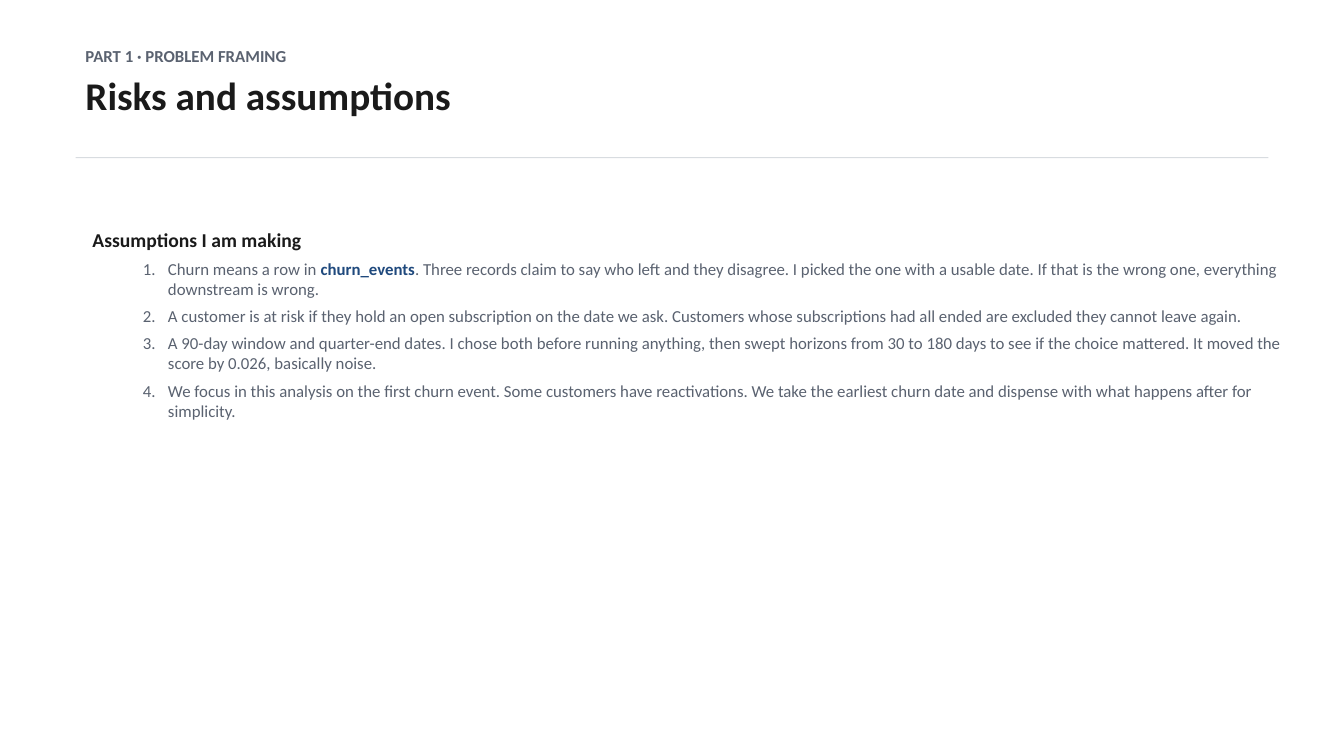
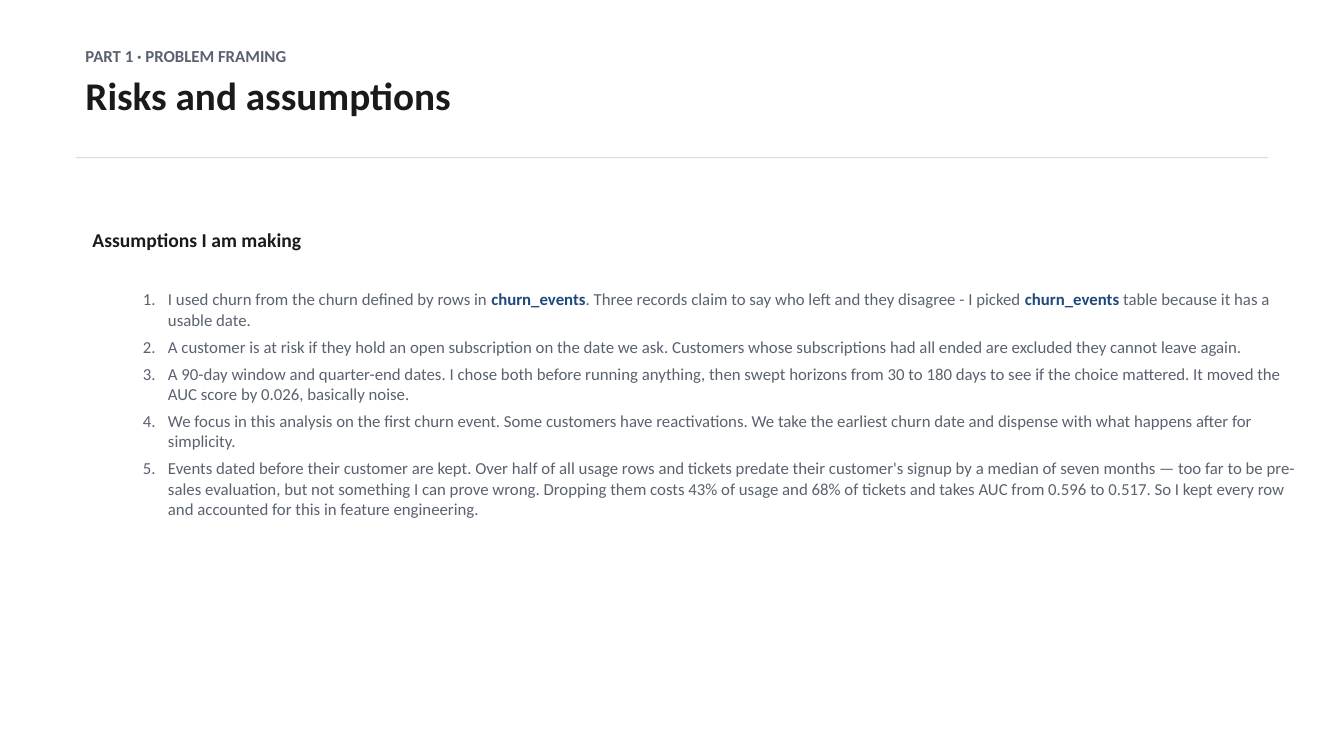
Before and after one commit to dmitriyratu/avepoint-churn-case-study, a slide deck: slide 5 of outputs/decks/AvePoint_Case_Study.pptx. Drawn at 1344x756 pixels with LibreOffice and Linux fonts; fonts in the diff are those of the drawing. Boxes give left, top, right and bottom in pixels: in the first picture for what was removed or moved away, otherwise in the second. Text is boxed around its words. In the diff, an @@ line names an element or a change of style, - is before the commit and + after.

```diff
--- a/outputs/decks/AvePoint_Case_Study.pptx
+++ b/outputs/decks/AvePoint_Case_Study.pptx
@@ text at <box>168,293,1269,326</box>: text changed @@
-  1. Churn means a row in churn_events. Three records claim to say who left and they disagree. I picked the one with a usable date. If that is the wrong one, everything downstream is wrong.
+  1. I used churn from the churn defined by rows in churn_events. Three records claim to say who left and they disagree - I picked churn_events table because it has a usable date.
@@ text at <box>168,368,1280,403</box>: text changed @@
-  3. A 90-day window and quarter-end dates. I chose both before running anything, then swept horizons from 30 to 180 days to see if the choice mattered. It moved the score by 0.026, basically noise.
+  3. A 90-day window and quarter-end dates. I chose both before running anything, then swept horizons from 30 to 180 days to see if the choice mattered. It moved the AUC score by 0.026, basically noise.
@@ text at <box>168,462,1295,518</box>: paragraph added @@
+  5. Events dated before their customer are kept. Over half of all usage rows and tickets predate their customer's signup by a median of seven months — too far to be pre-sales evaluation, but not something I can prove wrong. Dropping them costs 43% of usage and 68% of tickets and takes AUC from 0.596 to 0.517. So I kept every row and accounted for this in feature engineering.
```
Also in this commit, not shown: 1 other slide changed, 4 other files.
